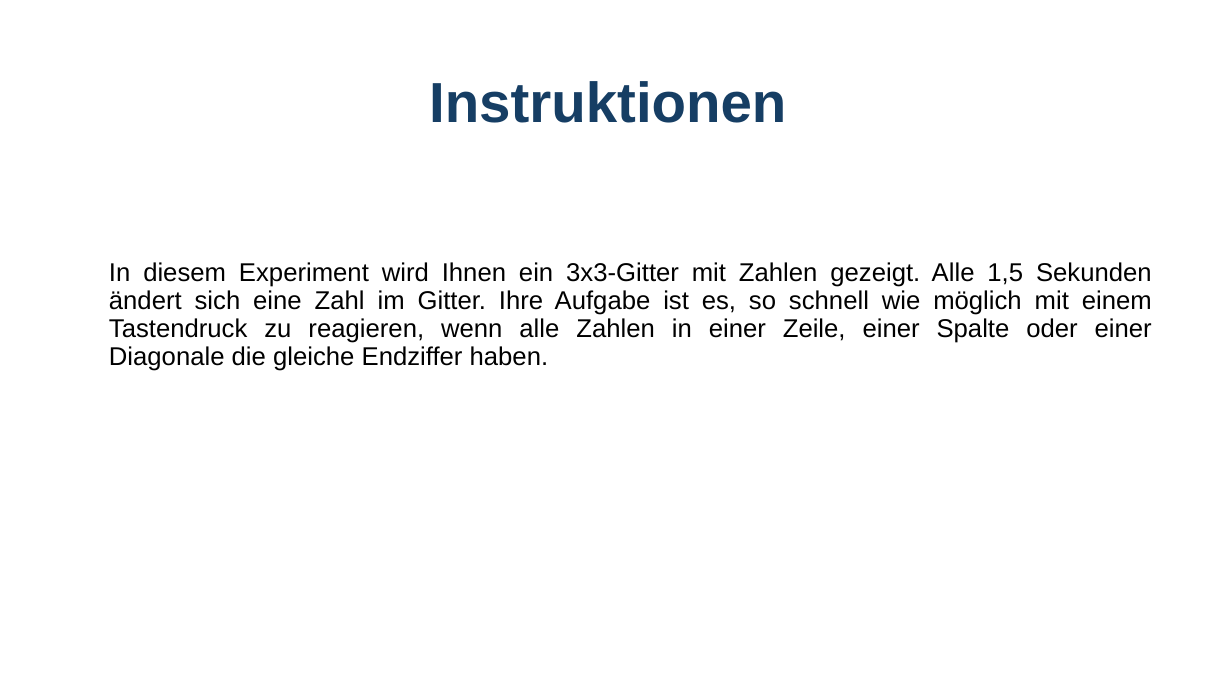
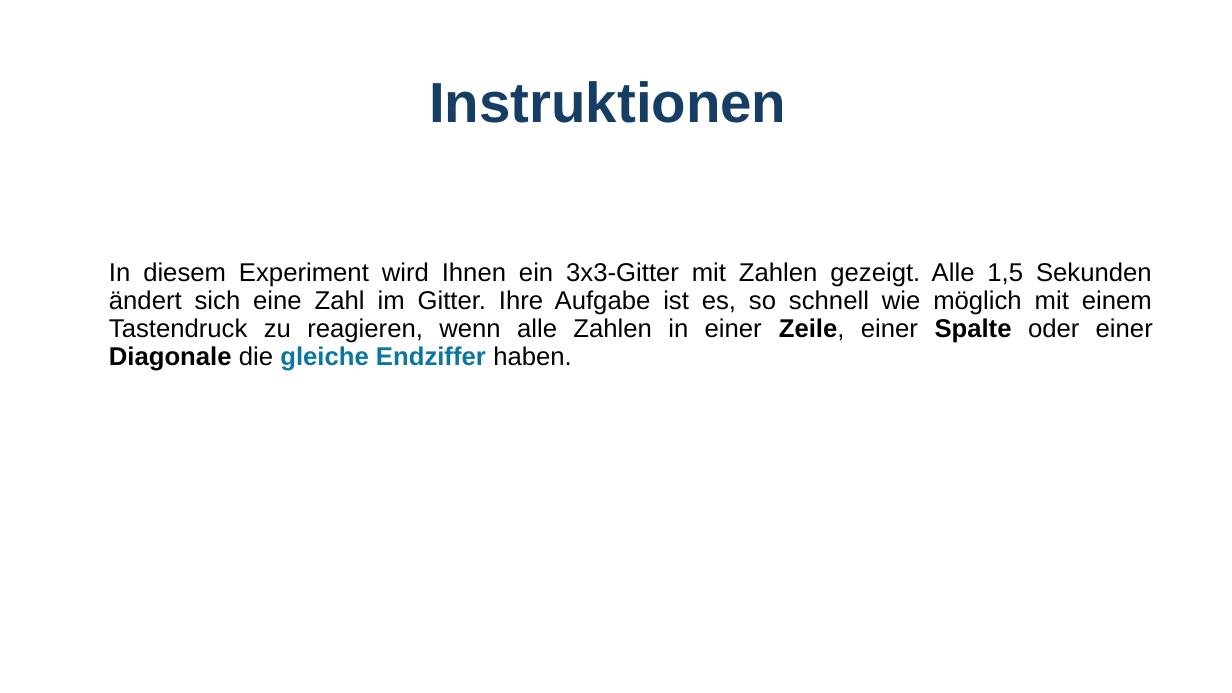
Before and after one commit to GidonFrischkorn/Ambizione-IndividualDifferencesStudy, a slide deck: slide 1 of tasks/8-numerical-monitoring-try2/assets/images/instructions numerical monitoring .pptx. Drawn at 1232x693 pixels with LibreOffice and Linux fonts; fonts in the diff are those of the drawing. Boxes give left, top, right and bottom in pixels: in the first picture for what was removed or moved away, otherwise in the second. Text is boxed around its words. In the diff, an @@ line names an element or a change of style, - is before the commit and + after.

```diff
--- a/tasks/8-numerical-monitoring-try2/assets/images/instructions numerical monitoring .pptx
+++ b/tasks/8-numerical-monitoring-try2/assets/images/instructions numerical monitoring .pptx
@@ text "In diesem Experiment wird Ihnen ..." at (109, 262, 1153, 371): text colour #000000 to #0B76A0 in "gleiche Endziffer"; bold on in "Zeile, Spalte Diagonale gleiche Endziffer" @@
```
Also in this commit, not shown: 1 other slide changed, 3 other files.
